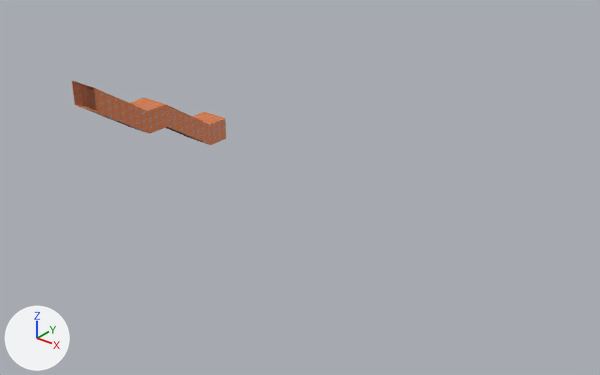
An edit to the Blender file map/station_tutorial/station_tutorial.blend, drawn before and after from the same camera.
Before and after are seen from a 50 mm camera at (76.1, -74.4, 44.8) aimed at (11.5, 6.3, -5.2). Lighting does not change. The marker at lower left points along +X, +Y and +Z. Objects named as collision shapes, trigger or cutter boxes, shadow casters or lower levels of detail are left out.

Names of what the first picture shows: 'Ceiling.002 -col', 'Ceilling -col', 'Ceilling.003 -col', 'Stairs', 'Wall Left-col', 'Wall Right-col'.
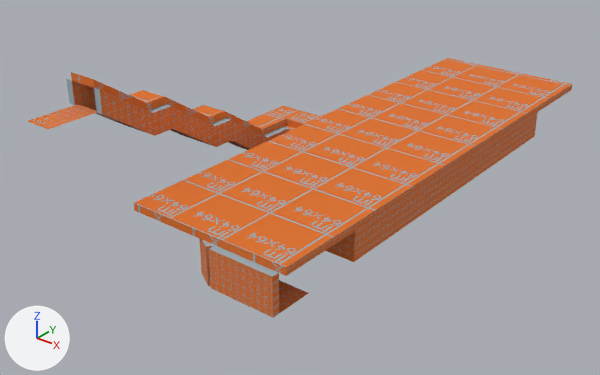
Boxes (x1, y1, x2, y2) around the edits, measured in the pictures (600 x 375 px; the box of a moved part takes in the faces that stretch with it):
'Cube', added (orange)
    after: (134, 58, 572, 276)
'Back Wall Left', added (brown)
    after: (354, 112, 538, 262)
'Wall Right-col', surface changed, reshaped, modifiers changed
    before: (94, 88, 226, 145)
    after: (94, 88, 288, 149)
'TunnelWall', added (brown)
    after: (200, 239, 279, 318)
'Stairs', surface changed, reshaped (69% wider, 15% taller)
    before: (76, 104, 207, 144)
    after: (27, 104, 249, 150)
'Bottom Ceiling -col', added (orange)
    after: (246, 106, 303, 135)
'Wall Left-col', surface changed, modifiers changed
    before: (72, 81, 189, 138)
    after: (66, 79, 241, 148)
'Top Angled Ceiling -col', added (orange)
    after: (71, 72, 147, 110)
'Tracks', added (brown)
    after: (279, 280, 308, 313)
'Right Wall', added (brown)
    after: (325, 231, 355, 262)
'Top Ceiling -col', added
    after: (130, 90, 166, 111)
'Middle Ceiling -col', added
    after: (193, 105, 225, 124)
'Cube.001', added
    after: (287, 111, 321, 128)
'Middle Angled Ceiling -col', added
    after: (165, 97, 210, 124)
'Ceilling.003 -col', surface changed
    both: (130, 98, 165, 111)
'Bottom Angled Ceiling -col', added
    after: (225, 111, 262, 135)
'Ceilling -col', deleted
    before: (192, 112, 225, 124)
'Wall.002 -col', added
    after: (283, 125, 295, 131)
'Ceiling.002 -col', deleted
    before: (74, 81, 94, 90)
part 1 of me_cube_004, moved or reshaped
    before: (76, 104, 97, 112)
    after: (27, 104, 97, 129)
part 2 of me_cube_004, surface changed
    both: (171, 129, 207, 144)
part 3 of me_plane_004, added (brown)
    after: (231, 120, 268, 149)
part 4 of me_plane_004, added
    after: (263, 127, 288, 141)

Edits to the bpy script that builds the scene:
```text
Change mat_img_dev_1m_png:
    mat_img_dev_1m_png.roughness: 0.5 -> 1.0
Change me_cube_004:
    remove me_cube_004.from_pydata(...)  # 720 vertices, 240 faces; spans x -0.9..3.1, y -16.6..1.4, z -1.5..8.5
    add me_cube_004.from_pydata(...)  # 1200 vertices, 400 faces; spans x -0.9..3.1, y -23.2..11.9, z -6.5..8.5
    me_cube_004 part 1: 2 vertices moved from x -0.9..3.1, y -16.6, z 8.5 to x -0.9..3.1, y -23.2, z 8.5
    me_cube_004 part 2: 157 kept faces spanning x -0.9..3.1, y -23.2..1.4, z -1.5..8.5 get new texture (UV) coordinates
Change me_plane_004:
    used by ob_wall_right_col; location = (-2.0, 1.0, 2.0); rotation_euler = (0.0, 1.571, 0.0), in degrees (0, 90, 0); scale = (1.0, 1.0, -1.0)
    verts and faces of me_plane_004; kept vertices keep their numbers, new ones are numbered from 16
    remove me_plane_004.from_pydata(...)  # 16 vertices, 4 faces; spans x -12.0..1.0, y -20.0..1.0, z -4.0
    add me_plane_004.from_pydata(...)  # 24 vertices, 6 faces; spans x -12.0..6.0, y -20.0..13.0, z -4.0
    me_plane_004 part 3: the loose piece of 4 vertices spanning x -7.0..1.0, y -9.5..-2.0, z -4.0 is copied, and the copy is moved by (5.0, 10.5, 0.0); it spans x -2.0..6.0, y 1.0..8.5, z -4.0
    me_plane_004 part 4
    add verts[16] = (3.0, 8.5, -4.0)
    add verts[17] = (6.0, 8.5, -4.0)
    add verts[18] = (3.0, 13.0, -4.0)
    add verts[19] = (6.0, 13.0, -4.0)
    add faces += [(16, 17, 19, 18)]
Remove ob_ceiling_002__col:
    ob_ceiling_002__col = bpy.data.objects.new('Ceiling.002 -col', me_plane_002)
Remove ob_ceilling__col:
    ob_ceilling__col = bpy.data.objects.new('Ceilling -col', me_plane)
Change ob_wall_left_col:
    add _m = ob_wall_left_col.modifiers.new('Solidify', 'SOLIDIFY')
    add _m.thickness = 1.0
Change ob_wall_right_col:
    add _m = ob_wall_right_col.modifiers.new('Solidify', 'SOLIDIFY')
    add _m.thickness = 1.0
Add ob_right_wall:
    ob_right_wall = bpy.data.objects.new('Right Wall', me_plane_023)  # 4 vertices, 1 face; spans x -2.0..7.0, y 1.0, z 0.0..4.0; in mat_img_dev_1m_png (picture img_dev_1m_png)
    ob_right_wall.location = (23.0, -8.0, -4.0)
Add ob_back_wall_left:
    ob_back_wall_left = bpy.data.objects.new('Back Wall Left', me_plane_016)  # 4 vertices, 1 face; spans x 1.0, y 15.0..63.0, z 0.0..4.0; in mat_img_dev_1m_png (picture img_dev_1m_png)
    ob_back_wall_left.location = (29.0, -22.0, -4.0)
Add ob_cube:
    ob_cube = bpy.data.objects.new('Cube', me_cube_010)  # a box spanning x -0.5..22.5, y -19.5..53.5, z -0.5..0.5; in mat_img_dev_1m_png (picture img_dev_1m_png)
    ob_cube.location = (7.5, 0.5, 0.5)
Add ob_tunnelwall:
    ob_tunnelwall = bpy.data.objects.new('TunnelWall', me_plane_026)  # 20 vertices, 5 faces; spans x -6.0..7.0, y -11.0..1.0, z 0.0..5.0; in mat_img_dev_1m_png (picture img_dev_1m_png); modifiers SOLIDIFY
    ob_tunnelwall.location = (22.0, -8.0, -5.0)
Add ob_tracks:
    ob_tracks = bpy.data.objects.new('Tracks', me_plane_018)  # 24 vertices, 5 faces; spans x -9.0..12.0, y -13.0..60.0, z 0.0; in mat_img_dev_1m_png (picture img_dev_1m_png)
    ob_tracks.location = (17.0, -6.0, -5.0)
Add ob_cube_001:
    ob_cube_001 = bpy.data.objects.new('Cube.001', me_cube_019)  # a box spanning x -0.5..4.5, y -3.5..0.5, z -0.5..0.5; in mat_img_dev_1m_png (picture img_dev_1m_png)
    ob_cube_001.location = (2.5, 18.5, -0.5)
Add ob_wall_002__col:
    ob_wall_002__col = bpy.data.objects.new('Wall.002 -col', me_cube_011)  # a box spanning x -0.5..3.5, y -0.5..0.5, z -0.5..2.5; in mat_img_dev_1m_png (picture img_dev_1m_png)
    ob_wall_002__col.location = (2.5, 14.5, -3.5)
Add ob_top_angled_ceiling__col:
    ob_top_angled_ceiling__col = bpy.data.objects.new('Top Angled Ceiling -col', me_cube_018)  # 8 vertices, 6 faces; spans x -0.5..3.5, y -5.0..2.5, z -0.5..5.5; in mat_img_dev_1m_png (picture img_dev_1m_png)
    ob_top_angled_ceiling__col.location = (-1.5, -14.0, 9.5)
Add ob_middle_angled_ceiling__col:
    ob_middle_angled_ceiling__col = bpy.data.objects.new('Middle Angled Ceiling -col', me_cube_018.copy())
    ob_middle_angled_ceiling__col.location = (-1.5, -3.5, 4.5)
Add ob_bottom_angled_ceiling__col:
    ob_bottom_angled_ceiling__col = bpy.data.objects.new('Bottom Angled Ceiling -col', me_cube_018.copy())
    ob_bottom_angled_ceiling__col.location = (-1.5, 7.0, -0.5)
Add ob_bottom_ceiling__col:
    ob_bottom_ceiling__col = bpy.data.objects.new('Bottom Ceiling -col', me_cube_015)  # a box spanning x -0.5..3.5, y -0.5..9.0, z -0.5..0.5; in mat_img_dev_1m_png (picture img_dev_1m_png)
    ob_bottom_ceiling__col.location = (-1.5, 10.0, -0.5)
Add ob_top_ceiling__col:
    ob_top_ceiling__col = bpy.data.objects.new('Top Ceiling -col', me_cube_014)  # a box spanning x -0.5..3.5, y -0.5..2.5, z -0.5..0.5; in mat_img_dev_1m_png (picture img_dev_1m_png)
    ob_top_ceiling__col.location = (-1.5, -11.0, 9.5)
Add ob_middle_ceiling__col:
    ob_middle_ceiling__col = bpy.data.objects.new('Middle Ceiling -col', me_cube_014.copy())
    ob_middle_ceiling__col.location = (-1.5, -0.5, 4.5)
```
